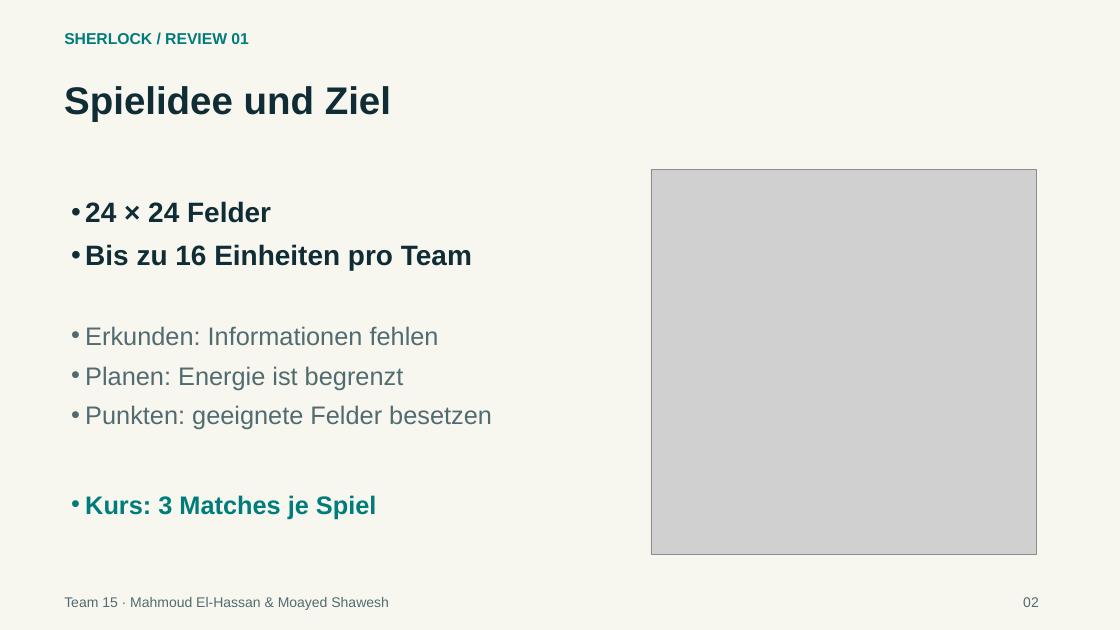
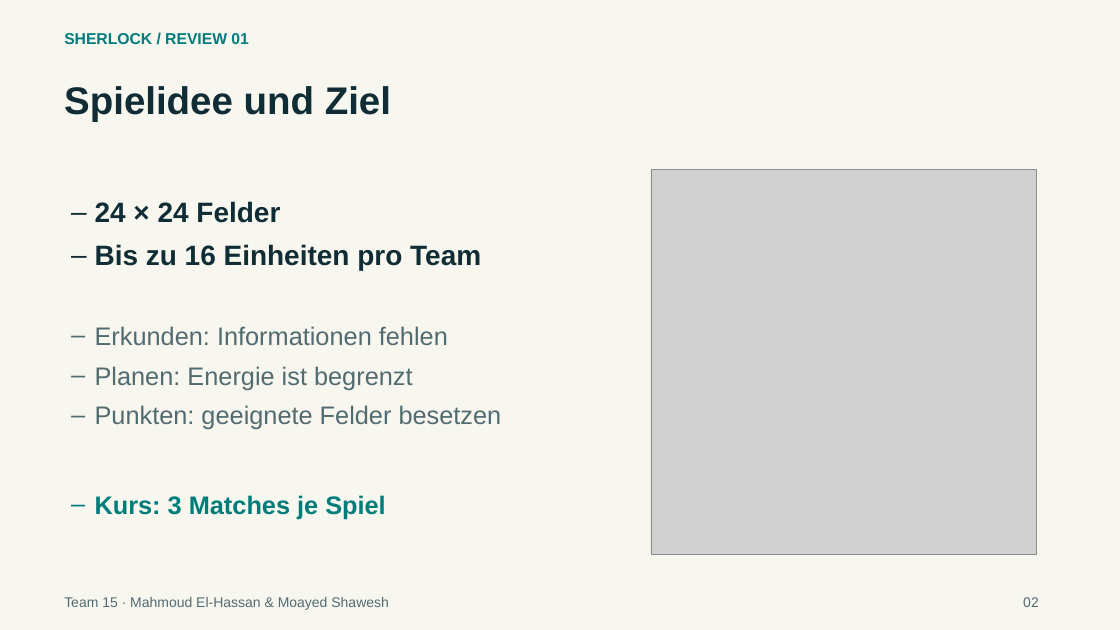
Before and after one commit to elhassanmahmoud/sherlock-luxAI-team15, a slide deck: slide 2 of docs/presentation/Sherlock_Review_16-10-2026.pptx. Drawn at 1120x630 pixels with LibreOffice and Linux fonts; fonts in the diff are those of the drawing; grey boxes stand for pictures. Boxes give left, top, right and bottom in pixels: in the first picture for what was removed or moved away, otherwise in the second. Text is boxed around its words. In the diff, an @@ line names an element or a change of style, - is before the commit and + after.

```diff
--- a/docs/presentation/Sherlock_Review_16-10-2026.pptx
+++ b/docs/presentation/Sherlock_Review_16-10-2026.pptx
@@ bullet • to – in 3 elements at bbox=[95, 201, 481, 270], bbox=[95, 326, 502, 429], bbox=[95, 495, 385, 519] @@
```
Also in this commit, not shown: 3 other slides changed, 4 other files.
